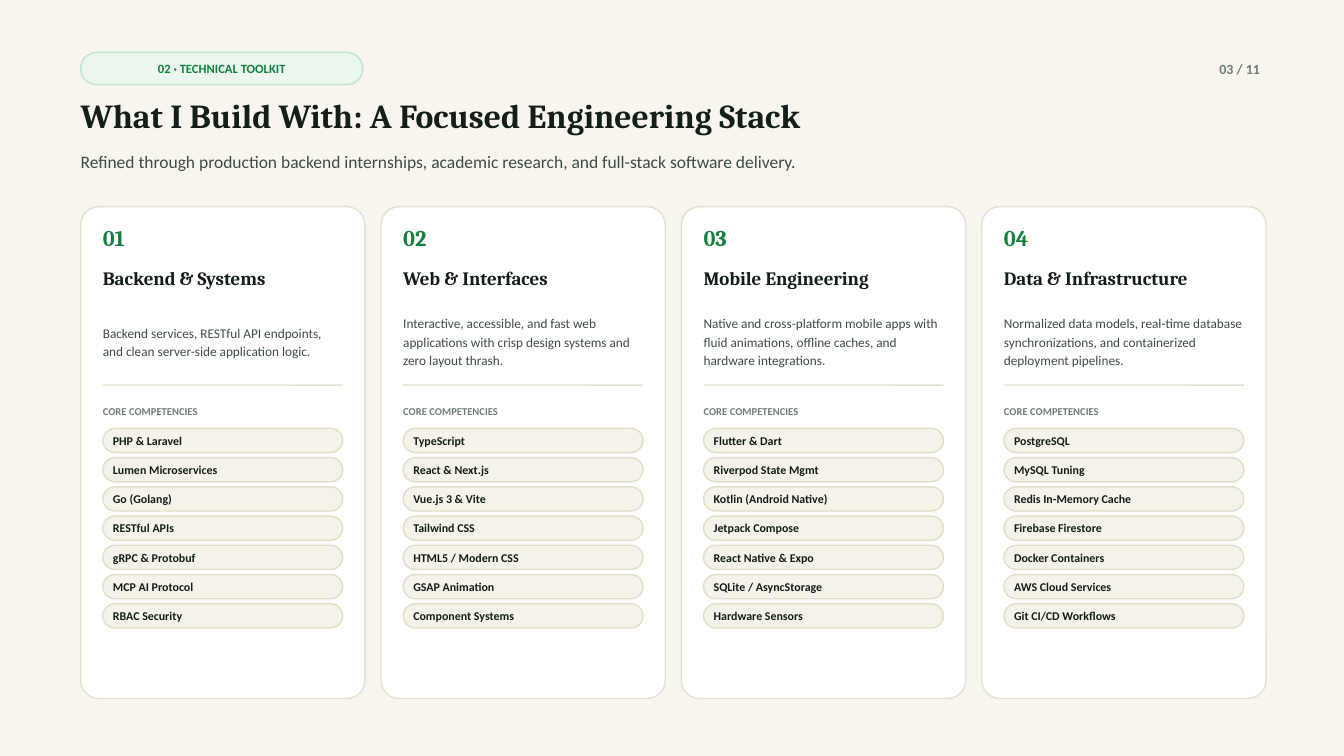
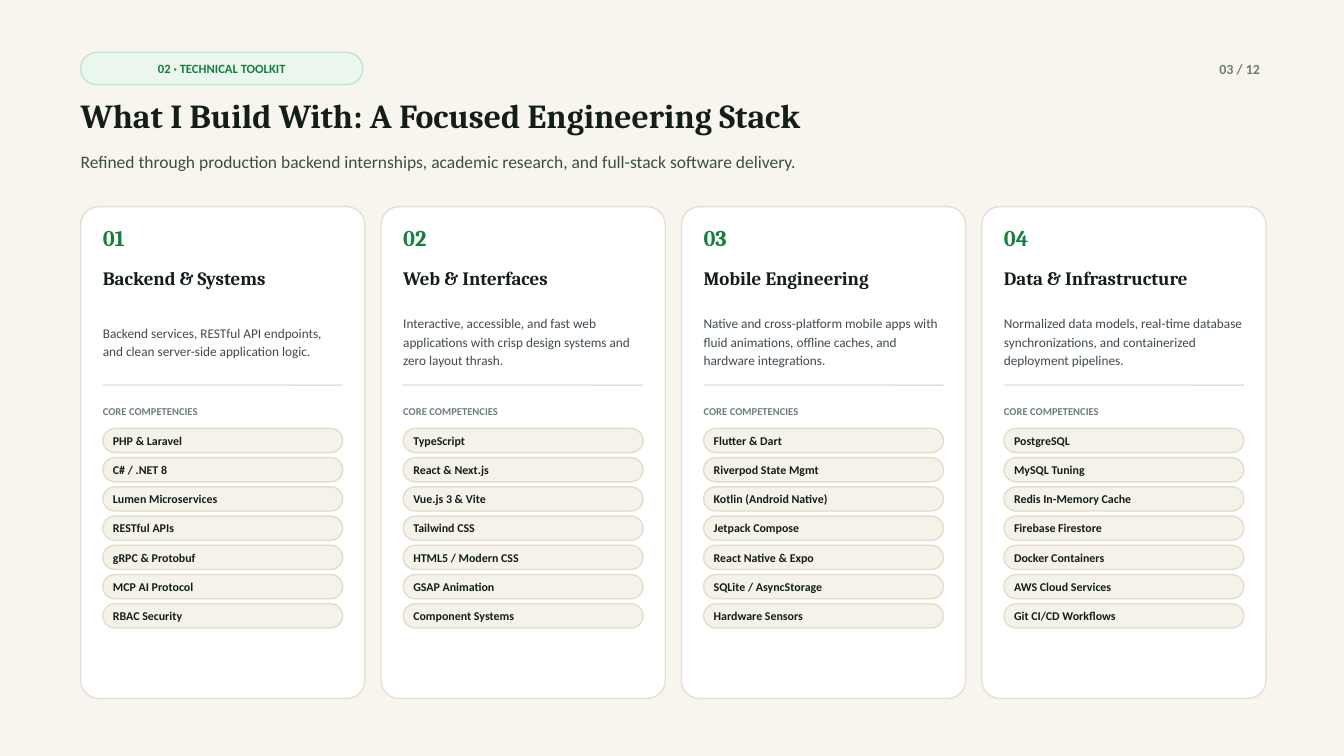
Before and after one commit to reiky03/portfolio, a slide deck: slide 3 of public/reiky-portfolio-presentation.pptx. Drawn at 1344x756 pixels with LibreOffice and Linux fonts; fonts in the diff are those of the drawing. Boxes give left, top, right and bottom in pixels: in the first picture for what was removed or moved away, otherwise in the second. Text is boxed around its words. In the diff, an @@ line names an element or a change of style, - is before the commit and + after.

```diff
--- a/public/reiky-portfolio-presentation.pptx
+++ b/public/reiky-portfolio-presentation.pptx
@@ text at box(1219, 65, 1260, 74): text changed @@
-03 / 11
+03 / 12
@@ text added at box(113, 466, 167, 474), 8.5 pt, text #131E18, bold @@
+C# / .NET 8
@@ text "Lumen Microservices": place and size @@
-text "Lumen Microservices" at box(113, 465, 217, 474)
+text "Lumen Microservices" at box(113, 494, 217, 503)
@@ text removed at box(113, 494, 172, 505) @@
-Go (Golang)
```
Also in this commit, not shown: 9 other slides changed, 1 slide added, 11 other files.
